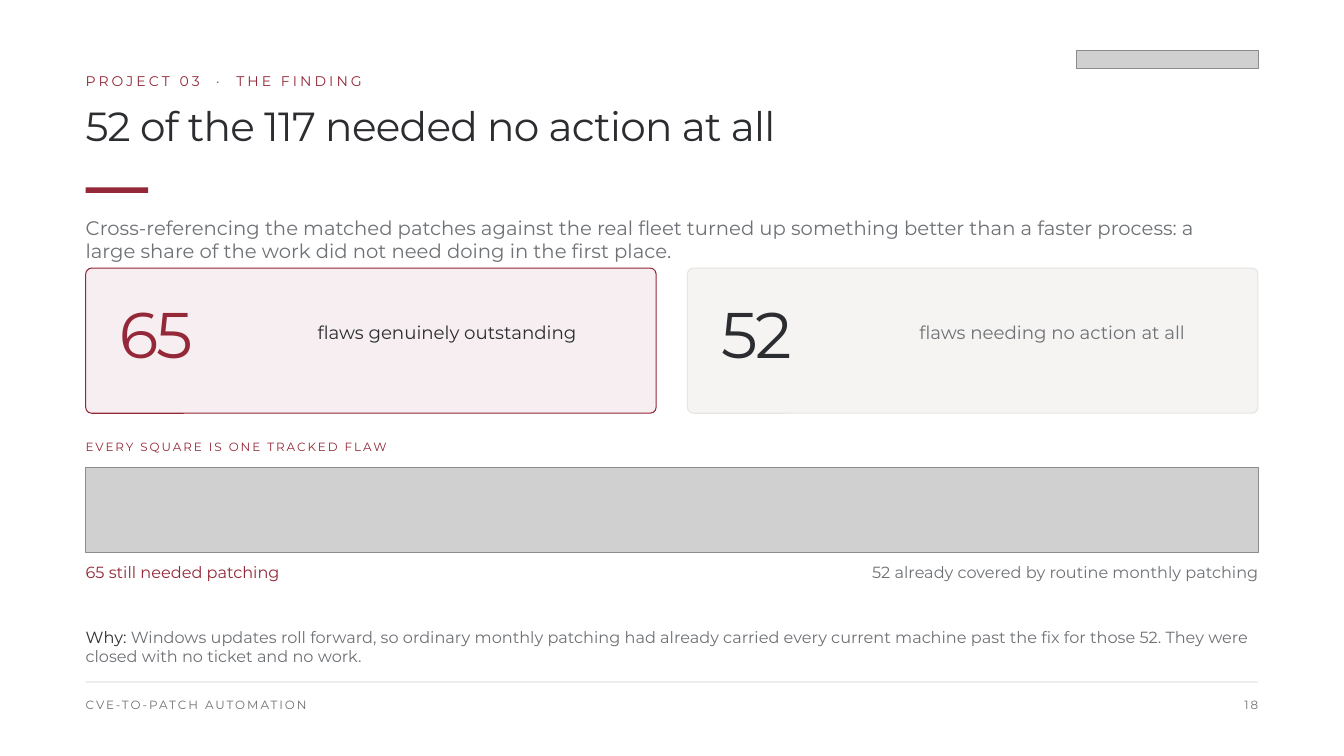
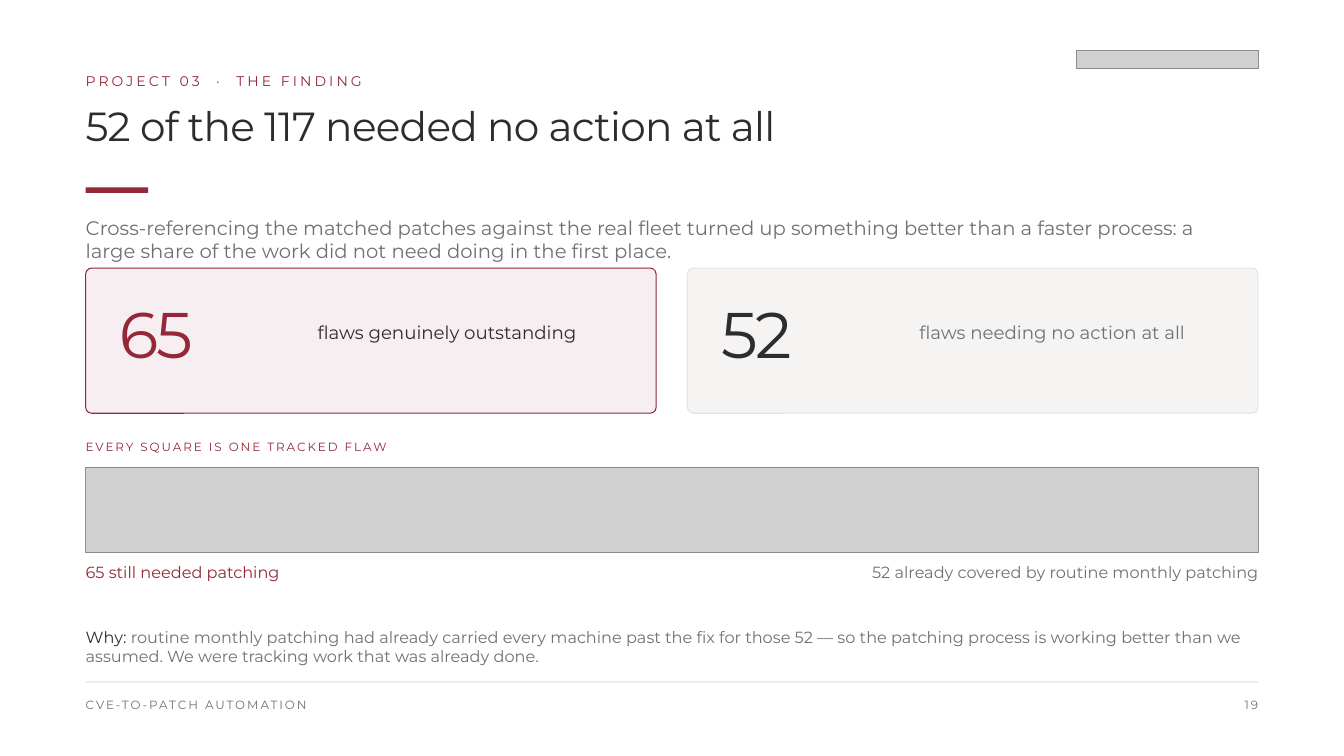
Before and after one commit to Jairmald/ai, a slide deck: slide 19 of out/Internship_Exit_Presentation_Stewart.pptx (slide 18 before the commit). Drawn at 1344x756 pixels with LibreOffice and Linux fonts; fonts in the diff are those of the drawing; grey boxes stand for pictures. Boxes give left, top, right and bottom in pixels: in the first picture for what was removed or moved away, otherwise in the second. Text is boxed around its words. In the diff, an @@ line names an element or a change of style, - is before the commit and + after.

```diff
--- a/out/Internship_Exit_Presentation_Stewart.pptx
+++ b/out/Internship_Exit_Presentation_Stewart.pptx
@@ text at box(86, 631, 1241, 665): text changed @@
-Why: Windows updates roll forward, so ordinary monthly patching had already carried every current machine past the fix for those 52. They were closed with no ticket and no work.
+Why: routine monthly patching had already carried every machine past the fix for those 52 — so the patching process is working better than we assumed. We were tracking work that was already done.
@@ text at box(1245, 700, 1258, 709): text changed @@
-18
+19
```
Also in this commit, not shown: 20 other slides changed, 1 slide added, 9 other files.
